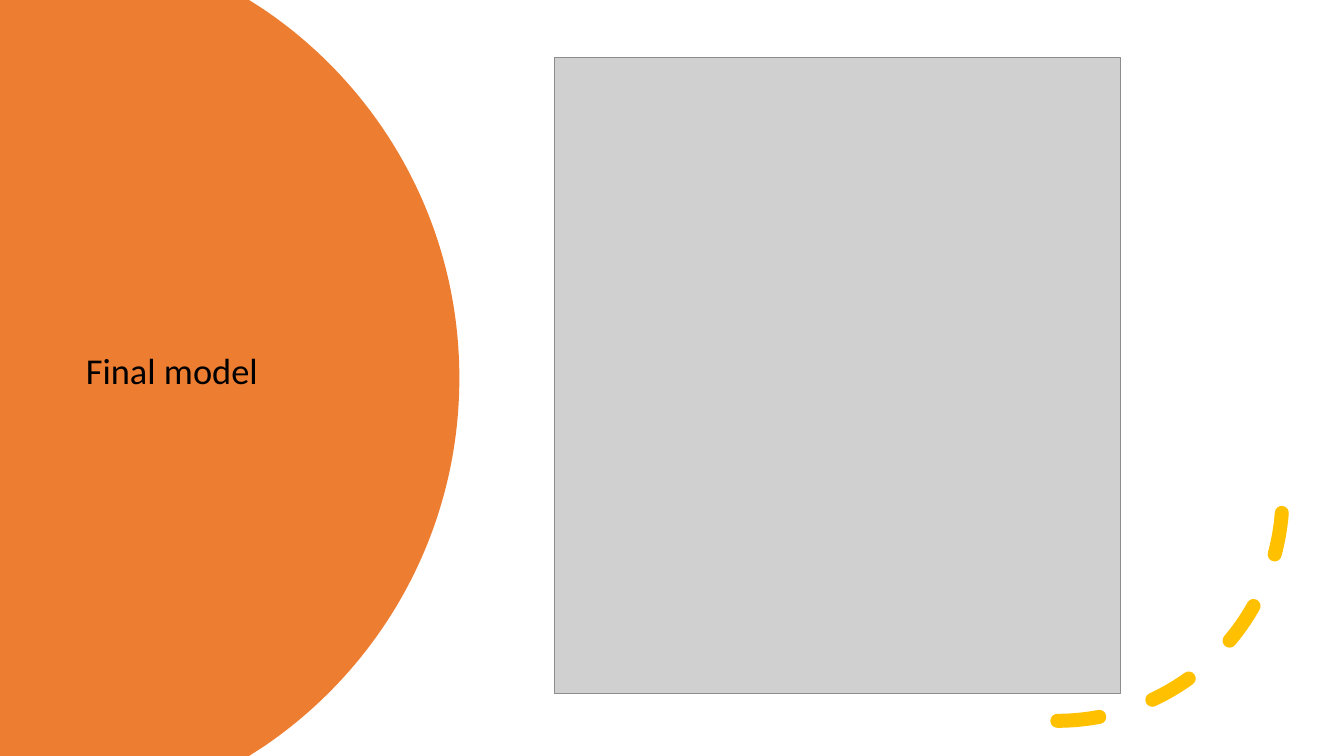
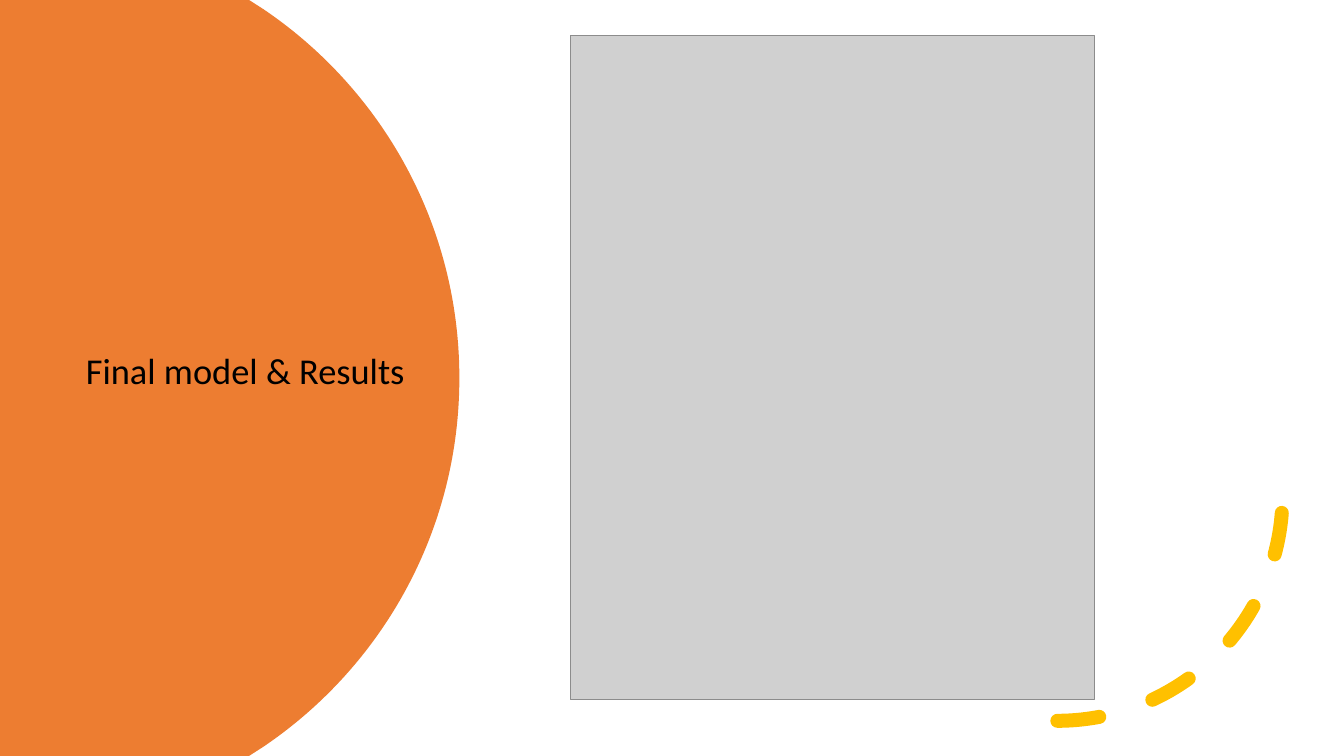
Before and after one commit to jmarksk/RealEstateProject2, a slide deck: slide 6 of Presentation_RealEstate.pptx. Drawn at 1344x756 pixels with LibreOffice and Linux fonts; fonts in the diff are those of the drawing; grey boxes stand for pictures. Boxes give left, top, right and bottom in pixels: in the first picture for what was removed or moved away, otherwise in the second. Text is boxed around its words. In the diff, an @@ line names an element or a change of style, - is before the commit and + after.

```diff
--- a/Presentation_RealEstate.pptx
+++ b/Presentation_RealEstate.pptx
@@ picture: place and size @@
-picture at <box>556,57,1121,693</box>
+picture at <box>571,35,1095,700</box>
@@ title at <box>86,358,404,385</box>: text changed @@
-Final model
+Final model & Results
```
Also in this commit, not shown: 5 other slides changed, 2 slides added, 3 other files.
